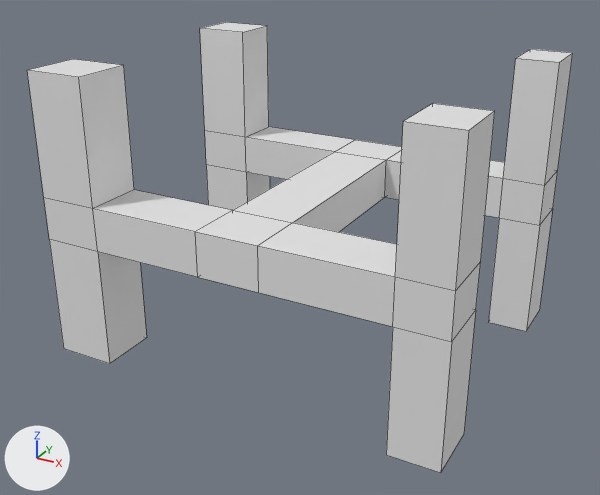
Two versions of the Blender file GeometryNodesPractice_October4th2023.blend, one commit apart.
One viewpoint serves both versions: a 50 mm camera at (10.31, -6.73, 4.97) aimed at (6.73, -0.23, 1.72). The axes (+X, +Y, +Z) are drawn at lower left. The lights are the same throughout. Mesh edges are drawn as thin lines.

In view in the first picture: 'GeometryNodeInstanceObject'.
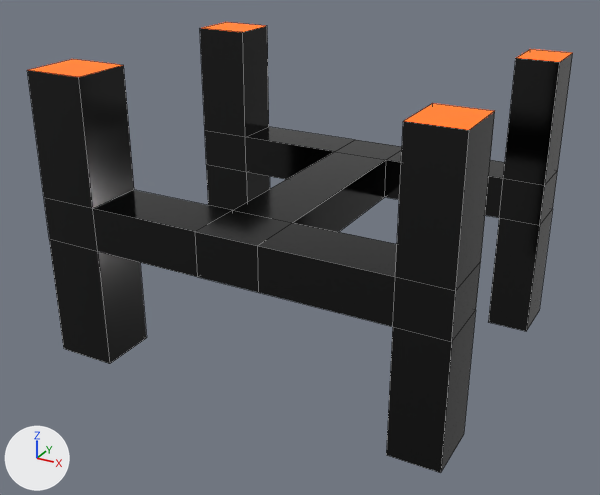
Patch to the scene script:
```diff
--- a/GeometryNodesPractice_October4th2023.blend.py
+++ b/GeometryNodesPractice_October4th2023.blend.py
@@ mat_material_001 @@
+mat_material_001 = principled_material('Material.001')
+mat_material_001.base_color = (0.0445, 0.0445, 0.0445)  # black #3c3c3c
+mat_material_001.metallic = 1.0
+mat_material_001.roughness = 0.127
+mat_material_001.specular_ior_level = 0.246
@@ mat_material @@
+mat_material = principled_material('Material')
+mat_material.base_color = (0.8, 0.0732, 0.0)  # orange #e74c00
+mat_material.emission_color = (1.0, 0.131, 0.0)  # orange #ff6500
+mat_material.emission_strength = 1.0
@@ me_plane @@
 me_plane.from_pydata(...)  # 80 vertices, 78 faces; spans x -2.0..1.95, y -1.57..1.51, z -1.18..1.59
 # used by ob_geometrynodeinstanceobject; location = (6.779, 0.0, 1.909)
+# me_plane part 1: all 4 faces centred in x -1.71..1.74, y -1.29..1.26, z 1.58..1.59 switch from no material to mat_material (orange #e74c00)
+# me_plane part 2: all 74 faces centred in x -2.0..1.95, y -1.57..1.51, z -1.18..1.0 switch from no material to mat_material_001 (black #3b3b3b)
```

What differs and where, as boxes [x1, y1, x2, y2] in the pictures (600 x 495 px):
part 1 of me_plane, recoloured (white to orange)
    both: [29, 22, 572, 130]
part 2 of me_plane, recoloured (grey to black)
    both: [27, 26, 573, 473]
